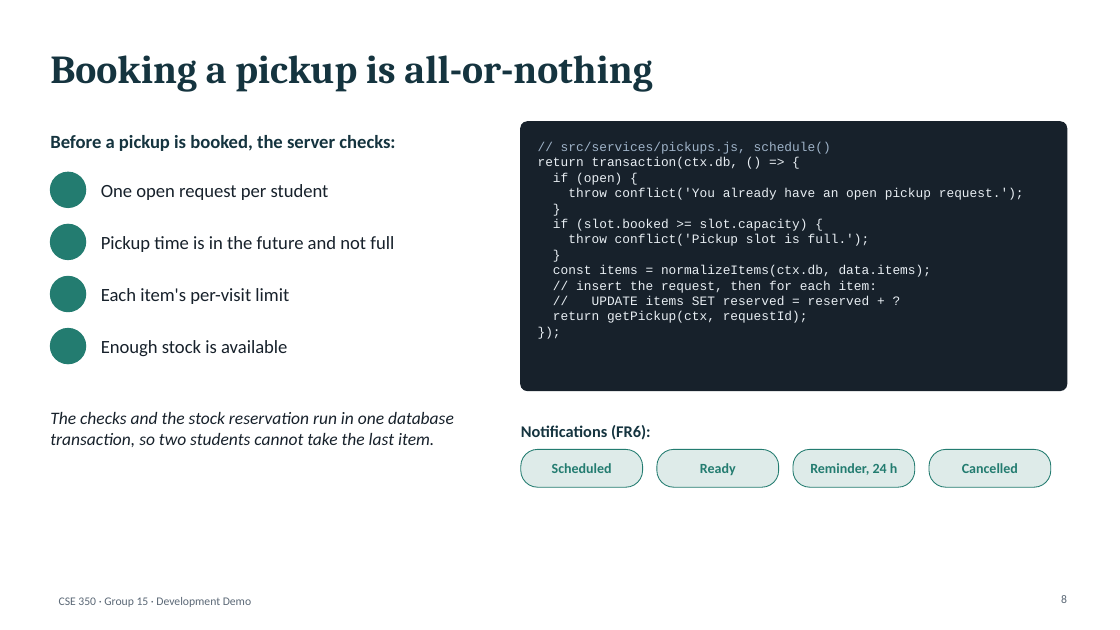
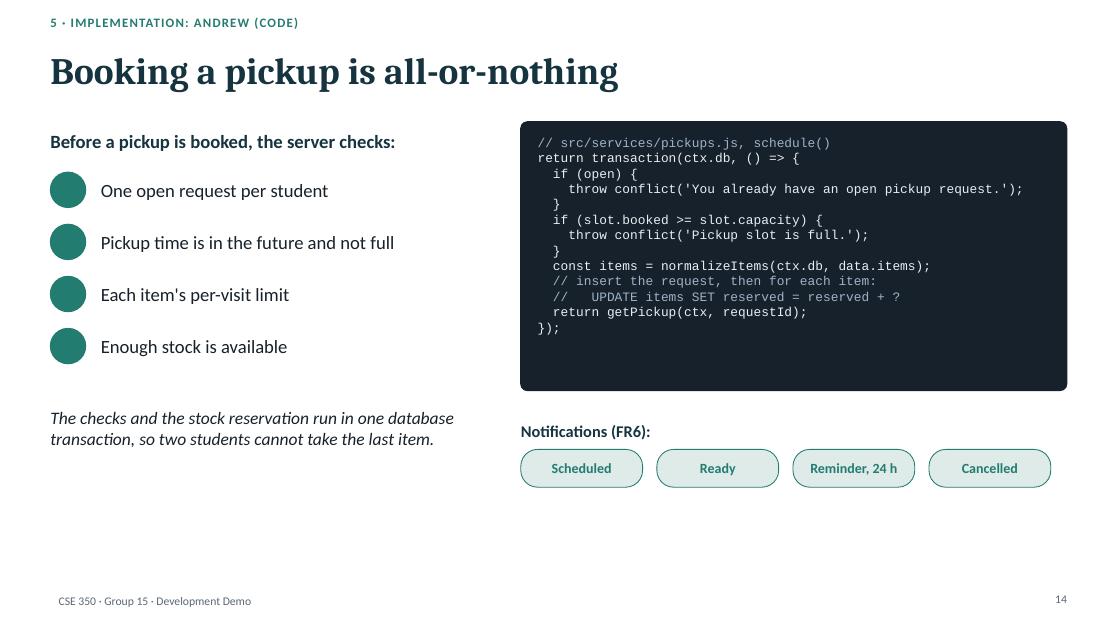
Before and after one commit to a0merr/University-Food-Pantry-CSE-350-, a slide deck: slide 14 of docs/presentation/CSE350_Demo_Deck_DRAFT.pptx (slide 8 before the commit). Drawn at 1120x630 pixels with LibreOffice and Linux fonts; fonts in the diff are those of the drawing; background and template pictures are left out. Boxes give left, top, right and bottom in pixels: in the first picture for what was removed or moved away, otherwise in the second. Text is boxed around its words. In the diff, an @@ line names an element or a change of style, - is before the commit and + after.

```diff
--- a/docs/presentation/CSE350_Demo_Deck_DRAFT.pptx
+++ b/docs/presentation/CSE350_Demo_Deck_DRAFT.pptx
@@ text added at (x1=50, y1=17, x2=298, y2=29), 11 pt, text #237C70, bold @@
+5 · IMPLEMENTATION: ANDREW (CODE)
@@ title "Booking a pickup is all-or-nothing" at (x1=50, y1=58, x2=618, y2=93): size 34 to 32 pt @@
@@ text at (x1=576, y1=276, x2=878, y2=301): text colour #E8EEF3 to #9FB3C8 in "// insert the request, then for each ...", "// UPDATE items SET reserved = reserved ..." @@
@@ page number at (x1=1055, y1=595, x2=1067, y2=603): text changed @@
-8
+14
```
Also in this commit, not shown: 11 other slides changed, 13 slides added, 1 slide removed, 5 other files.
